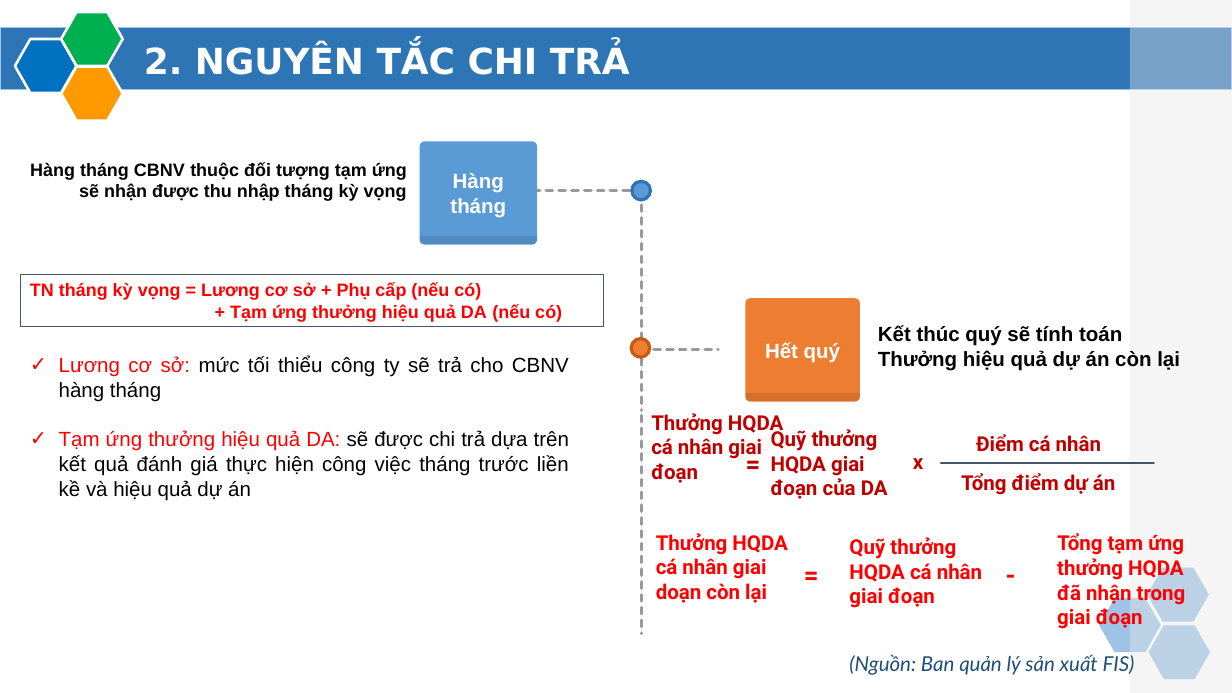
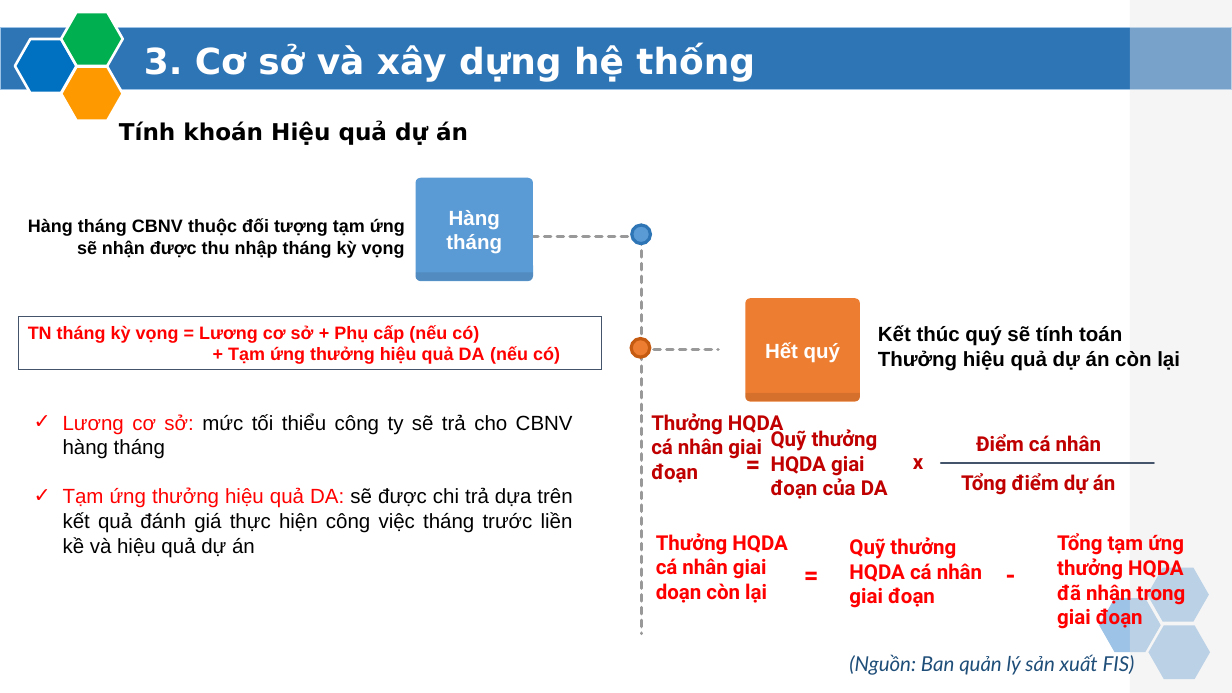
Before and after one commit to sonnc/LuanVan_SonNC_CA190141, a slide deck: slide 21 of LvThs.PPTX (slide 13 before the commit). Drawn at 1232x693 pixels with LibreOffice and Linux fonts; fonts in the diff are those of the drawing; background and template pictures are left out. Boxes give left, top, right and bottom in pixels: in the first picture for what was removed or moved away, otherwise in the second. Text is boxed around its words. In the diff, an @@ line names an element or a change of style, - is before the commit and + after.

```diff
--- a/LvThs.PPTX
+++ b/LvThs.PPTX
@@ text at [144,45,755,82]: text changed @@
-2. NGUYÊN TẮC CHI TRẢ
+3. Cơ sở và xây dựng hệ thống
@@ text added at [119,121,468,145], 18 pt, text #000000, bold @@
+Tính khoán Hiệu quả dự án
@@ rounded rectangle "Hàng tháng": place and size @@
-rounded rectangle "Hàng tháng" at [420,141,537,245]
+rounded rectangle "Hàng tháng" at [416,177,533,281]
@@ text "Hàng tháng CBNV thuộc đối ...": place and size @@
-text "Hàng tháng CBNV thuộc đối ..." at [30,162,407,201]
+text "Hàng tháng CBNV thuộc đối ..." at [28,218,405,258]
@@ 1 rectangle, 1 ellipse, 1 line: place and size @@
-1 rectangle, 1 ellipse, 1 line at [20,181,651,327]
+1 rectangle, 1 ellipse, 1 line at [18,226,651,370]
@@ line moved from (641, 192) - (641, 410) to (641, 226) - (641, 410) @@
@@ round same rect: place and size @@
-round same rect at [420,236,537,244]
+round same rect at [416,273,533,281]
@@ text "Lương cơ sở: mức tối ...": place and size @@
-text "Lương cơ sở: mức tối ..." at [59,356,569,500]
+text "Lương cơ sở: mức tối ..." at [63,413,573,558]
```
Also in this commit, not shown: 12 other slides changed, 17 slides added, 4 slides removed, 47 other files.
